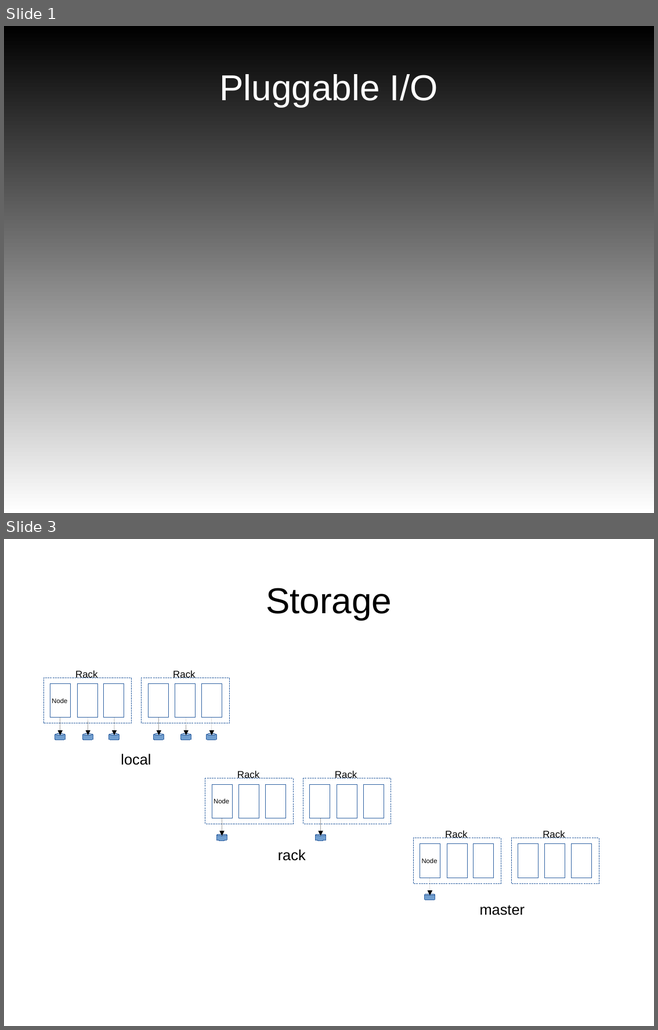
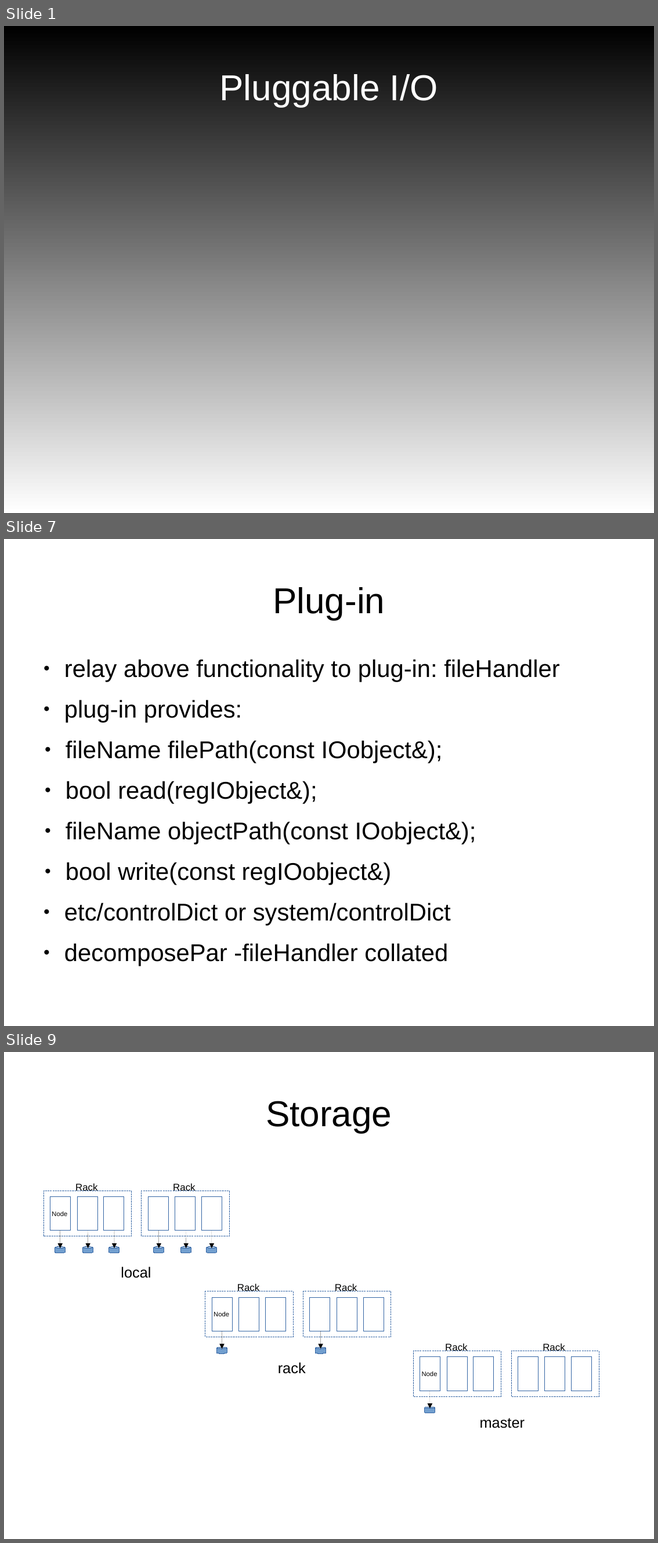
Before and after one commit to mattijsjanssens/mattijs-extensions, a slide deck: doc/Notes/GlobalFile_UGM2017/presentation.odp. Shown one above the other, each under a label of ours: slides 1 and 3 before the commit, slides 1, 7 and 9 after it; the slides between them are not shown. The pictures are 658x1030 and 658x1543 pixels, drawn with LibreOffice and Linux fonts; fonts in the diff are those of the drawing. Boxes give left, top, right and bottom in pixels: in the first picture for what was removed or moved away, otherwise in the second. Text is boxed around its words. In the diff, an @@ line names an element or a change of style, - is before the commit and + after.

```diff
--- a/doc/Notes/GlobalFile_UGM2017/presentation.odp
+++ b/doc/Notes/GlobalFile_UGM2017/presentation.odp
@@ slide 7 added at <box>4,539,654,1026</box>, background #FFFFFF @@
@@ title added at <box>273,587,384,620</box>, 44 pt, text #000000 @@
+Plug-in
@@ text added at <box>64,659,560,926</box>, 29.6 pt, text #000000 @@
+● relay above functionality to plug-in: fileHandler
+● plug-in provides:
+● fileName filePath(const IOobject&);
+● bool read(regIObject&);
+● fileName objectPath(const IOobject&);
+● bool write(const regIOobject&)
+● etc/controlDict or system/controlDict
+● decomposePar -fileHandler collated
@@ what was slide 3 is now slide 9 @@
```
Also in this commit, not shown: 1 slide changed, 8 other slides added.
